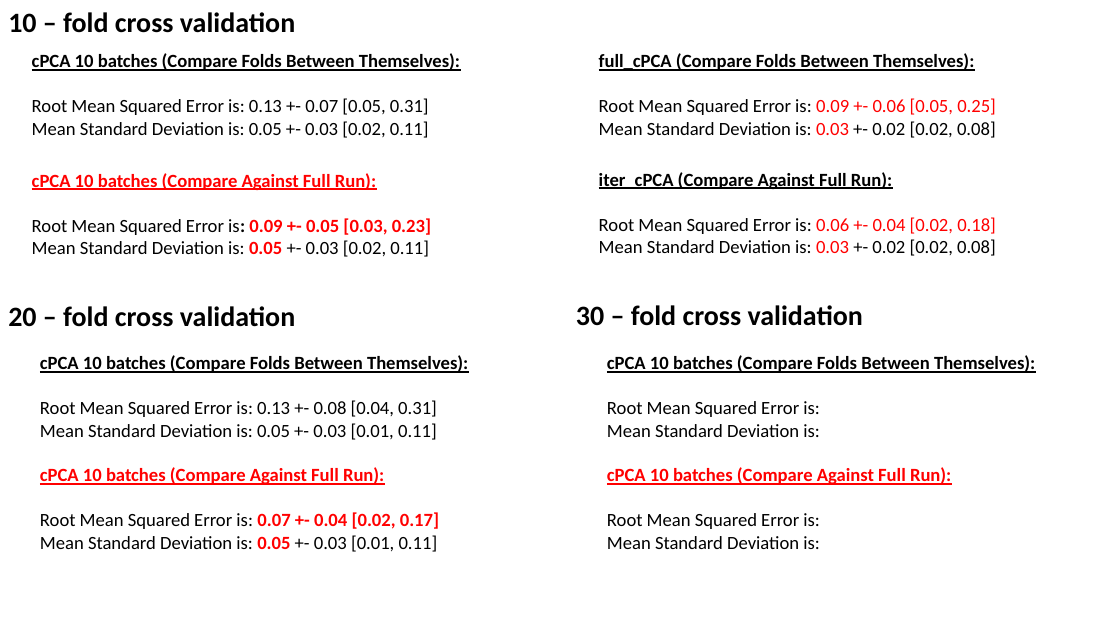
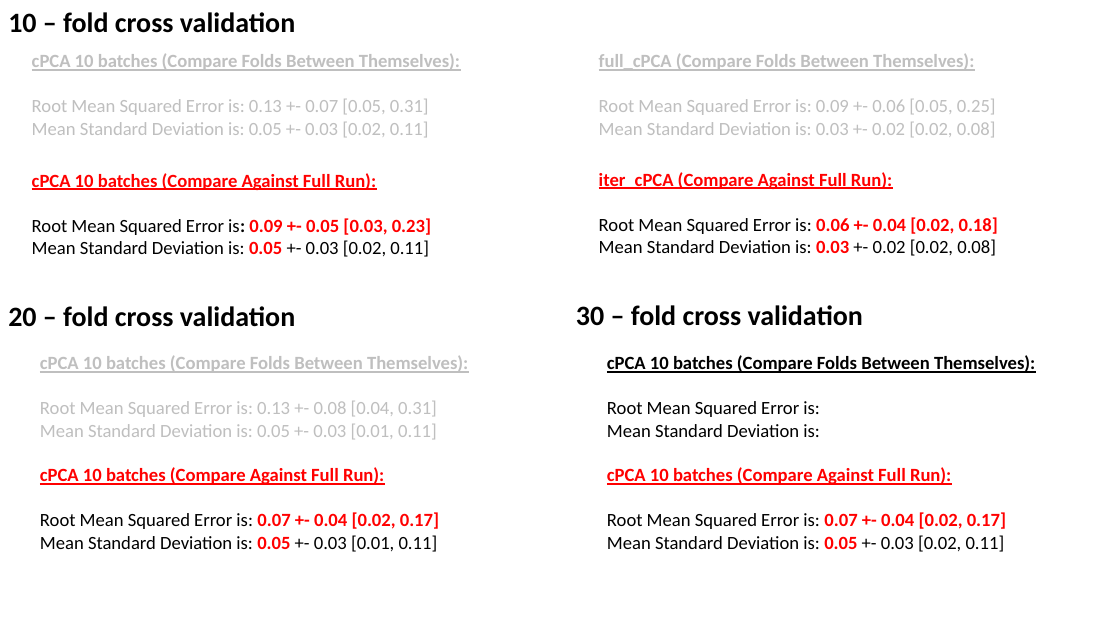
Before and after one commit to zhaohanxiong/OxfordCVM, a slide deck: slide 26 of job_results.pptx. Drawn at 1120x630 pixels with LibreOffice and Linux fonts; fonts in the diff are those of the drawing. Boxes give left, top, right and bottom in pixels: in the first picture for what was removed or moved away, otherwise in the second. Text is boxed around its words. In the diff, an @@ line names an element or a change of style, - is before the commit and + after.

Commit message:
added ppt

```diff
--- a/job_results.pptx
+++ b/job_results.pptx
@@ text "cPCA 10 batches (Compare Folds ..." at [32,54,460,137]: text colour #000000 to #BFBFBF @@
@@ text "full_cPCA (Compare Folds Between Themselves):" at [599,54,996,137]: text colour #000000 to #BFBFBF in "full_cPCA (Compare Folds Between Themselves):", "Root Mean Squared Error is:", "Mean Standard Deviation is: +- 0.02 [0.02, ..."; text colour #FF0000 to #BFBFBF in "0.09 +- 0.06 [0.05, 0.25]", "0.03" @@
@@ text "iter_cPCA (Compare Against Full Run):" at [599,172,998,256]: text colour #000000 to #FF0000 in "iter_cPCA (Compare Against Full Run):"; bold on in "0.06 +- 0.04 [0.02, 0.18]", "0.03" @@
@@ text at [40,356,468,439]: text colour #000000 to #BFBFBF in "cPCA 10 batches (Compare Folds Between Themselves):", "Root Mean Squared Error is: 0.13 +- ...", "Mean Standard Deviation is: 0.05 +- 0.03 ..." @@
@@ text at [607,512,1006,552]: text changed @@
-Root Mean Squared Error is:
-Mean Standard Deviation is:
+Root Mean Squared Error is: 0.07 +- 0.04 [0.02, 0.17]
+Mean Standard Deviation is: 0.05 +- 0.03 [0.02, 0.11]
```
